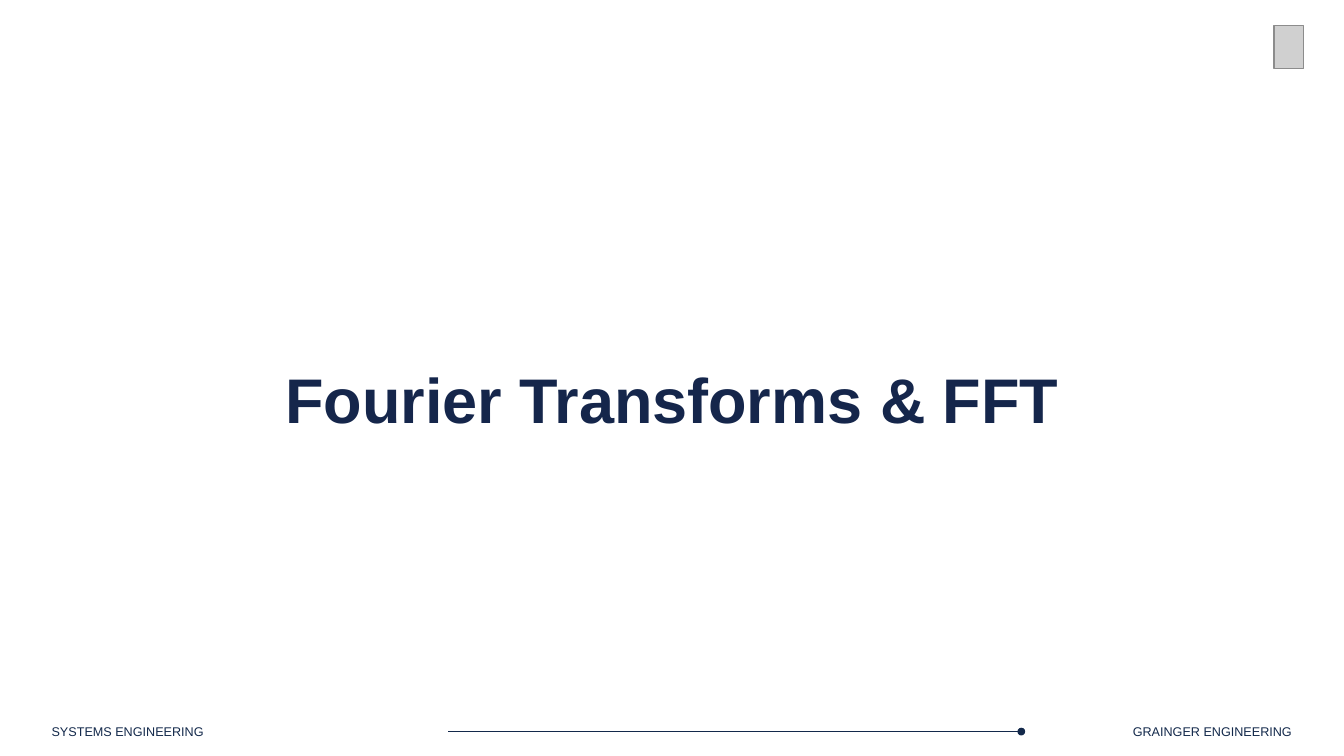
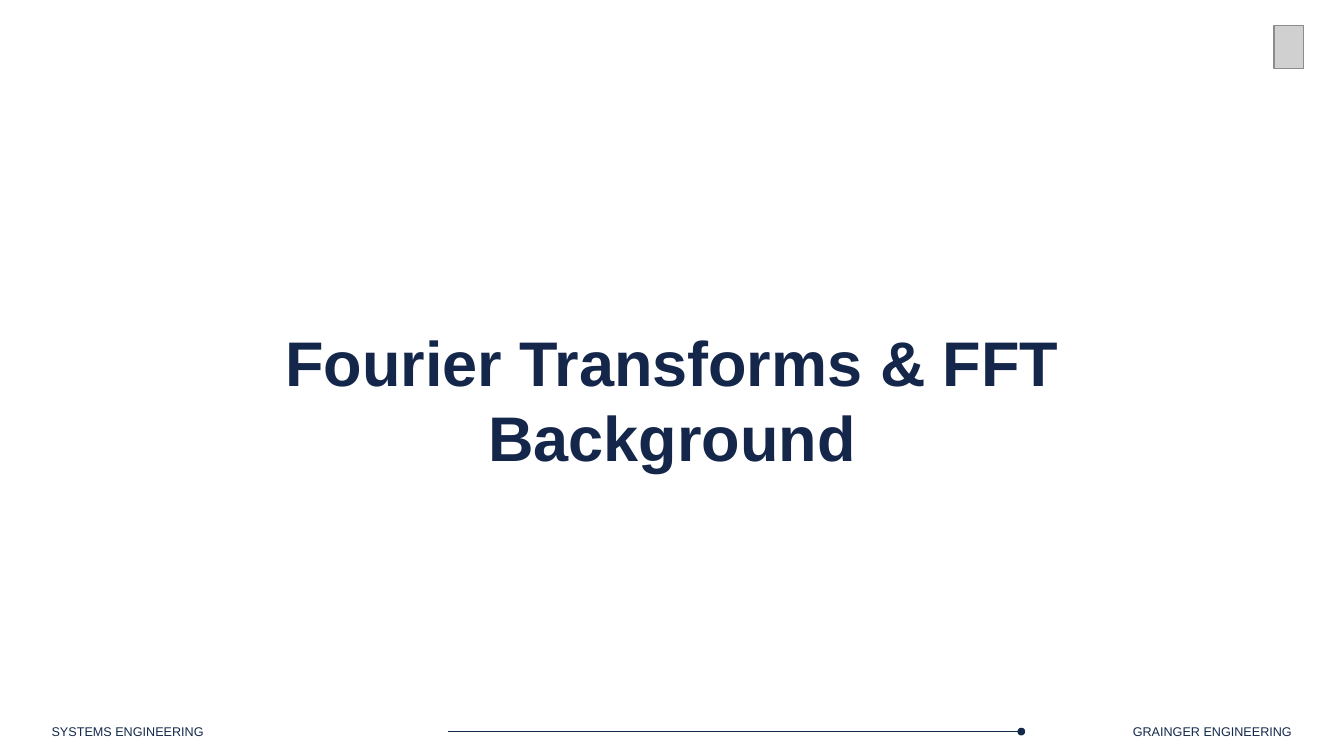
Before and after one commit to Marius-Juston/SE-423---Class-Material, a slide deck: slide 4 of Lectures/Slides/L8-9.pptx. Drawn at 1344x756 pixels with LibreOffice and Linux fonts; fonts in the diff are those of the drawing; grey boxes stand for pictures; background and template pictures are left out. Boxes give left, top, right and bottom in pixels: in the first picture for what was removed or moved away, otherwise in the second. Text is boxed around its words. In the diff, an @@ line names an element or a change of style, - is before the commit and + after.

```diff
--- a/Lectures/Slides/L8-9.pptx
+++ b/Lectures/Slides/L8-9.pptx
@@ text "Fourier Transforms & FFT" moved from (x1=285, y1=377, x2=1058, y2=424) to (x1=285, y1=340, x2=1058, y2=473) @@
@@ text at (x1=488, y1=415, x2=855, y2=473): paragraph added @@
+Background
```
Also in this commit, not shown: 3 other slides changed, 3 slides added.
